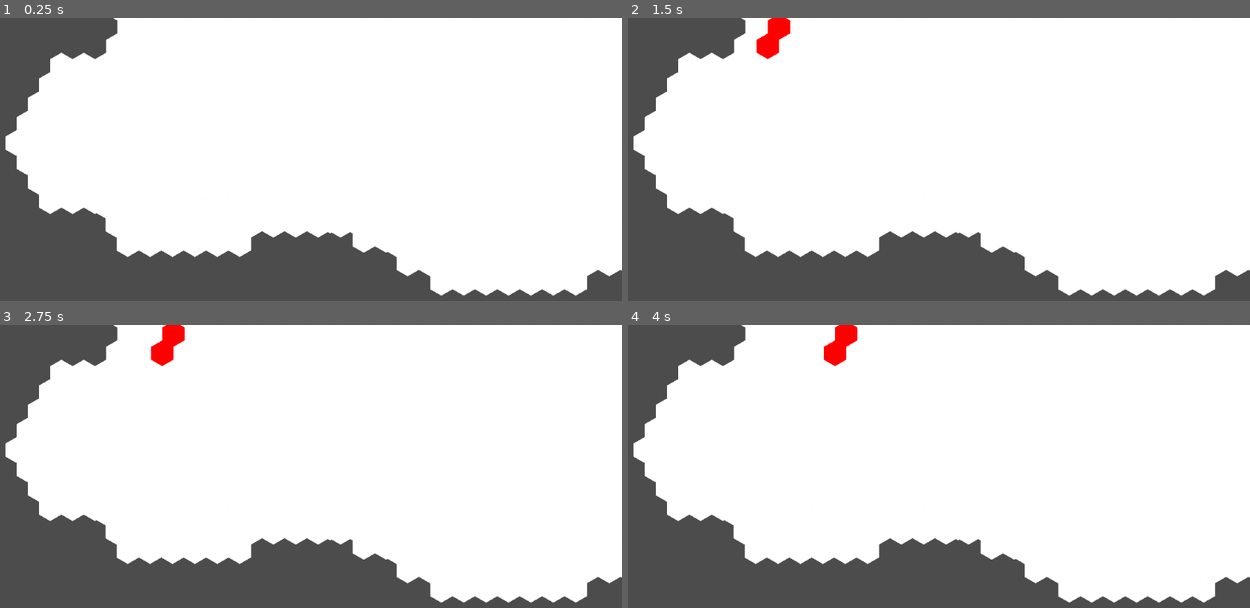
Above: before the commit, frames 1-4 (two rows, left to right).
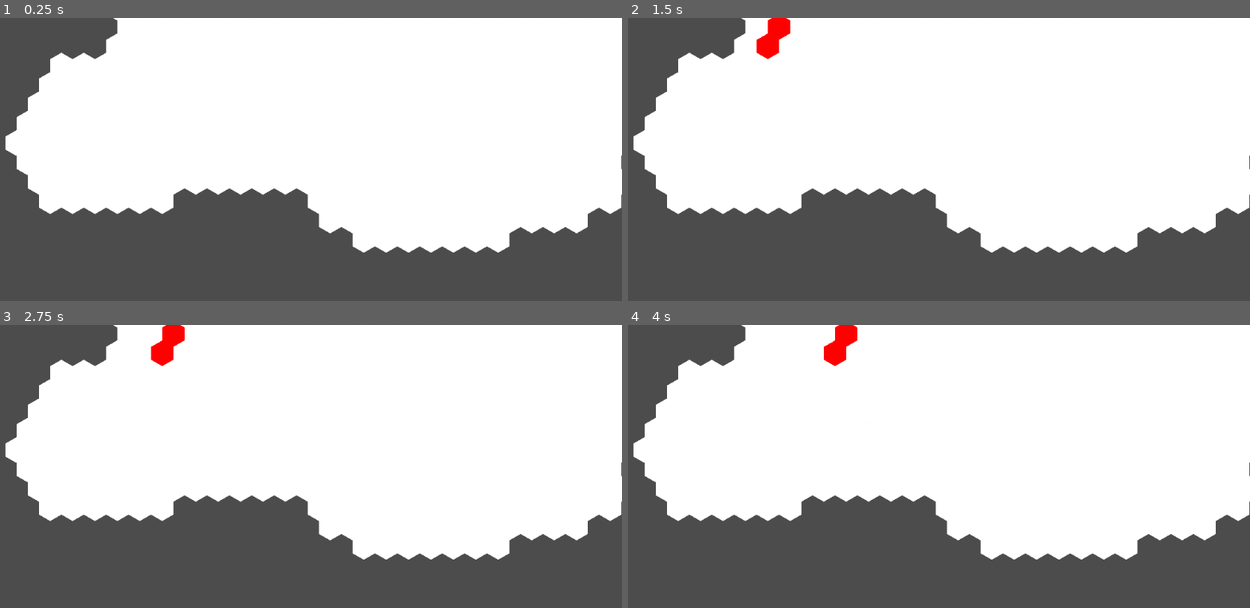
Above: after the commit, the same moments.

Repository: FeldrinH/HexOnline
Game: Godot game, scene res://GameWorld.tscn
Same seed, same stepped clock (60 frames per second), same inputs: the game is played once before the commit and once after it.
Inputs (mouse positions are in pixels of both pictures, inside the frame that each line leads up to):
- Up to frame 1 (0.25 s): no input
- Up to frame 2 (1.5 s): tap Enter at 0.5 s; move the mouse to (746, 32) at 0.52 s; tap Space at 1.25 s; move the mouse to (764, 32) at 1.27 s
- Up to frame 3 (2.75 s): tap Enter at 2 s; move the mouse to (161, 339) at 2.02 s
- Up to frame 4 (4 s): tap Space at 2.75 s; move the mouse to (814, 339) at 2.77 s; tap Enter at 3.5 s; move the mouse to (833, 339) at 3.52 s

The runs differ from the first frame. In frame 1, 13% of the frame differs, in the area x 15-100%, y 48-99%; in frame 2, 13%; in frame 3, 13%; in frame 4, 13%.

Commit message:
Fix tilemap not being aligned with generated tile instances

Diff:
--- a/GameWorld.tscn
+++ b/GameWorld.tscn
@@ -25,7 +25,9 @@
 }
 
 [node name="TileMap" type="TileMap" parent="."]
-position = Vector2( 534.458, 345.728 )
+visible = false
+modulate = Color( 0.745098, 0.231373, 0.231373, 1 )
+position = Vector2( -90, 0 )
 tile_set = SubResource( 1 )
 cell_size = Vector2( 180, 156 )
 cell_half_offset = 0
--- a/Scripts/MapGridManager.gd
+++ b/Scripts/MapGridManager.gd
@@ -10,3 +10,5 @@
 		tile_instance.set_position(tilemap.map_to_world(tile))
 		tile_instance.set_name(str(tile))
 		add_child(tile_instance)
+
+	tilemap.queue_free()
